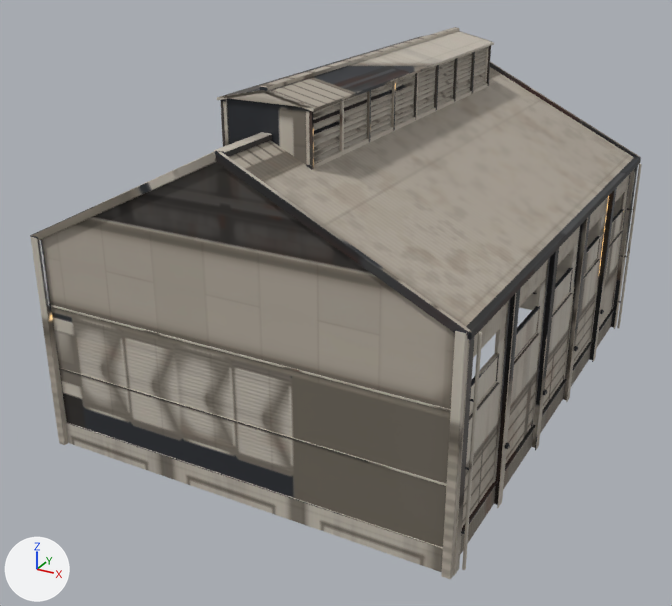
One commit to the glTF model Scene3D/assets/parts-colony/shedSegment.glb: the scene before it, then after it.
Before and after are seen from a camera (50 mm lens) standing at (27.7, -56.0, 33.4) and looking at (-1.3, -3.2, 7.0). The lights are fixed; the arrows at lower left show +X, +Y and +Z. The picture after the commit comes second. Vertices at exactly the same position are counted once.

The first picture shows 'shedSegment'.
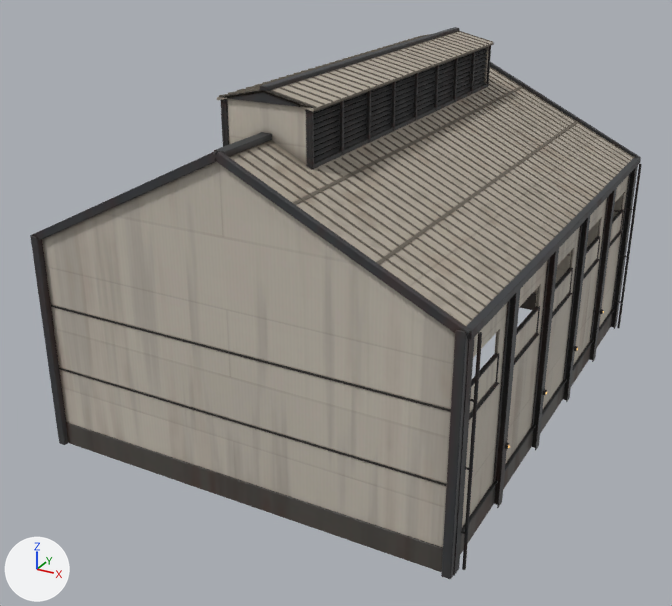
What changed in the scene script:
```text
Change me_shedsegment:
    used by ob_shedsegment; location = (0.0, 0.0, 0.0)
    remove me_shedsegment.from_pydata(...)  # 4424 vertices, 8152 faces; spans x -14.4..14.4, y -18.4..18.4, z 0.0..24.0
    add me_shedsegment.from_pydata(...)  # 5640 vertices, 9992 faces; spans x -14.4..14.4, y -18.4..18.4, z 0.0..24.0
    me_shedsegment part 1: 1216 vertices added at x -14.0..14.0, y -17.9..17.9, z 13.4..23.8
    me_shedsegment part 2: 8141 kept faces spanning x -14.4..14.4, y -18.4..18.4, z 0.0..24.0 get new texture (UV) coordinates
```

What differs and where, as boxes (x1, y1, x2, y2) in the pictures (672 x 606 px):
part 1 of me_shedsegment, added
    after: (219, 31, 634, 336)
part 2 of me_shedsegment, surface changed
    both: (30, 27, 642, 579)
